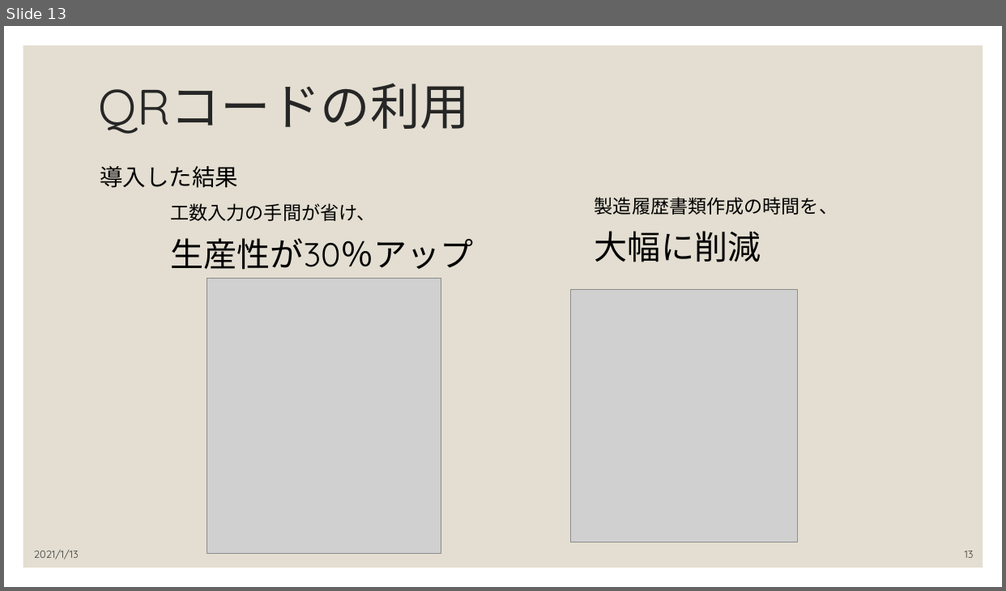
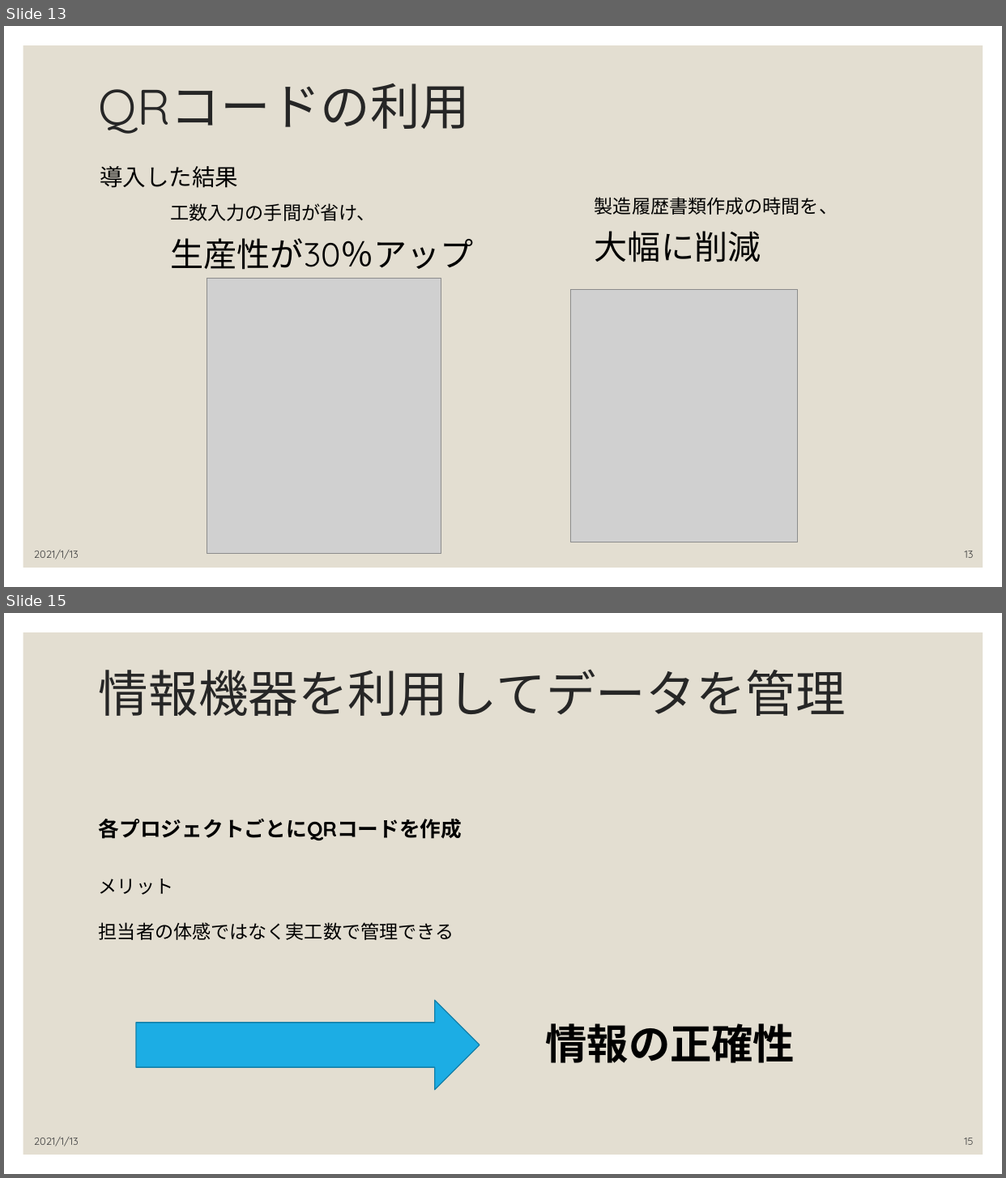
Before and after one commit to karm3104/PolyTech, a slide deck: 事例調査/034780スマート生産チャットボット.pptx. Shown one above the other, each under a label of ours: slide 13 before the commit, slides 13 and 15 after it; the slides between them are not shown. The pictures are 1006x591 and 1006x1178 pixels, drawn with LibreOffice and Linux fonts; fonts in the diff are those of the drawing; grey boxes stand for pictures. Boxes give left, top, right and bottom in pixels: in the first picture for what was removed or moved away, otherwise in the second. Text is boxed around its words. In the diff, an @@ line names an element or a change of style, - is before the commit and + after.

```diff
--- a/事例調査/034780スマート生産チャットボット.pptx
+++ b/事例調査/034780スマート生産チャットボット.pptx
@@ slide 15 added at <box>4,613,1002,1174</box>, background #FFFFFF; not listed: 1 template element that a slide beside it also shows @@
@@ text added at <box>99,669,846,716</box>, 48 pt, text #262626 @@
+情報機器を利用してデータを管理
@@ text added at <box>99,819,462,841</box>, 20 pt, text #000000, bold @@
+各プロジェクトごとにQRコードを作成
@@ text added at <box>99,879,454,940</box>, 18 pt, text #000000 @@
+メリット
+担当者の体感ではなく実工数で管理できる
@@ right arrow added at <box>136,1001,479,1091</box>, fill #1CADE4, outline #1580A9 1 pt @@
@@ text added at <box>546,1024,795,1063</box>, 40 pt, text #000000, bold @@
+情報の正確性
@@ text added at <box>34,1137,79,1147</box>, 10 pt, text #404040 @@
+2021/1/13
@@ page number added at <box>964,1138,973,1145</box>, 10 pt, text #404040 @@
+15
```
Also in this commit, not shown: 2 other slides added, 1 other file.
